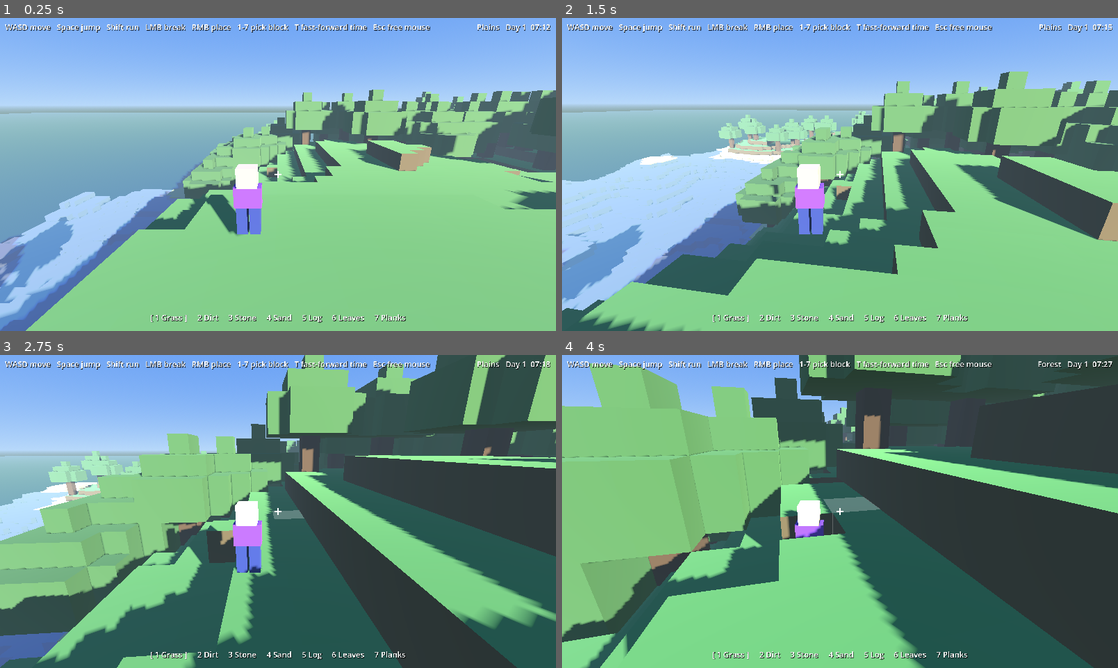
Above: before the commit, frames 1-4 (two rows, left to right).
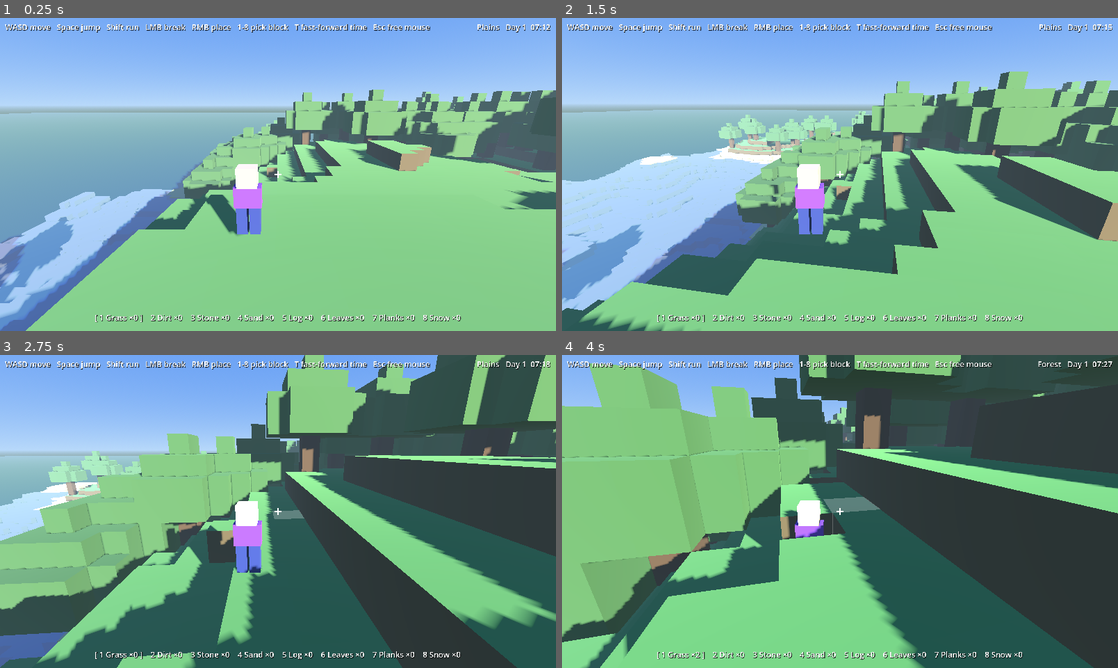
Above: after the commit, the same moments.

Repository: ryannlynnmurphy/blocky
Game: Godot game, scene res://scenes/main.tscn
The game is run twice, just before and just after one commit, with the same random seed, the same clock (stepped at 60 frames per second) and the same inputs.
Inputs (mouse positions are in pixels of both pictures, inside the frame that each line leads up to):
- Up to frame 1 (0.25 s): no input
- Up to frame 2 (1.5 s): tap Enter at 0.5 s; move the mouse to (867, 174) at 0.52 s; hold Shift (run) 0.53-1.28 s; hold W (move_forward) from 0.53 s (still down); click (867, 174) at 0.67 s; tap Space (jump) at 0.77, 0.8, 1.07, 1.35 s; move the mouse to (812, 174) at 1.27 s; click (812, 174) at 1.42 s
- Up to frame 3 (2.75 s): keep holding W (move_forward); tap Space (jump) at 1.52, 1.82, 2.3 s; tap Shift (run) at 1.55 s; move the mouse to (289, 505) at 2.02 s; hold Shift (run) from 2.03 s (still down); click (289, 505) at 2.17 s
- Up to frame 4 (4 s): keep holding W (move_forward); move the mouse to (834, 517) at 2.77 s; release Shift (run) at 2.78 s; tap T at 2.85 s; click (834, 517) at 2.92 s; tap Space (jump) at 3.02, 3.32, 3.77, 3.8 s; tap Shift (run) at 3.05 s; move the mouse to (878, 514) at 3.52 s; tap 1 at 3.6 s; click (878, 514) at 3.67 s

The runs differ from the first frame. In frame 1, 0.8% of the frame differs, in the area x 17-97%, y 2-98%; in frame 2, 0.8%; in frame 3, 0.7%; in frame 4, 0.8%.

Commit message:
Add inventory: breaking collects blocks, placing spends them
Inventory is a count-per-block-ID with a changed signal. Breaking a
block adds it; placing takes one and refuses if you have none. Hotbar
shows counts and gains Snow as slot 8. Adds a --selftest dev script
that drives the player's real break/place code and prints the
inventory, plus --no-input so recorded runs ignore the live mouse and
keyboard (stray input had been steering the camera during captures).

Co-Authored-By: Claude Fable 5.1 <noreply@anthropic.com>

Diff:
--- a/scripts/blocks.gd
+++ b/scripts/blocks.gd
@@ -11,8 +11,8 @@
 
 const NAMES := ["Air", "Grass", "Dirt", "Stone", "Sand", "Log", "Leaves", "Snow", "Planks"]
 
-## Blocks you can pick with keys 1-7 and place.
-const HOTBAR := [GRASS, DIRT, STONE, SAND, LOG, LEAVES, PLANKS]
+## Blocks you can pick with keys 1-8 and place.
+const HOTBAR := [GRASS, DIRT, STONE, SAND, LOG, LEAVES, PLANKS, SNOW]
 
 ## Colors per block: [top face, side faces, bottom face].
 const COLORS := {
--- a/scripts/hud.gd
+++ b/scripts/hud.gd
@@ -26,7 +26,7 @@
 	add_child(cross)
 
 	var hint := _make_label()
-	hint.text = "WASD move   Space jump   Shift run   LMB break   RMB place   1-7 pick block   T fast-forward time   Esc free mouse"
+	hint.text = "WASD move   Space jump   Shift run   LMB break   RMB place   1-8 pick block   T fast-forward time   Esc free mouse"
 	hint.position = Vector2(12, 8)
 	add_child(hint)
 
@@ -49,7 +49,9 @@
 
 
 func bind_player(player: Player) -> void:
+	_player = player
 	player.hotbar_changed.connect(_refresh_hotbar)
+	player.inventory.changed.connect(func(): _refresh_hotbar(player.selected))
 	_refresh_hotbar(player.selected)
 
 
@@ -75,12 +77,14 @@
 func _refresh_hotbar(selected: int) -> void:
 	var parts: PackedStringArray = []
 	for i in Blocks.HOTBAR.size():
-		var name: String = Blocks.NAMES[Blocks.HOTBAR[i]]
+		var id: int = Blocks.HOTBAR[i]
+		var entry := "%d %s" % [i + 1, Blocks.NAMES[id]]
+		if _player != null:
+			entry += " ×%d" % _player.inventory.count(id)
 		if i == selected:
-			parts.append("[ %d %s ]" % [i + 1, name])
-		else:
-			parts.append("%d %s" % [i + 1, name])
-	_hotbar_label.text = "     ".join(parts)
+			entry = "[ %s ]" % entry
+		parts.append(entry)
+	_hotbar_label.text = "    ".join(parts)
 
 
 func _make_label() -> Label:
--- /dev/null
+++ b/scripts/inventory.gd
@@ -0,0 +1,36 @@
+class_name Inventory
+extends RefCounted
+## What the player is carrying: a count per block ID.
+## Emits `changed` whenever a count moves so the HUD can redraw.
+
+signal changed
+
+var _counts := {}   # block id -> int
+
+
+func count(id: int) -> int:
+	return _counts.get(id, 0)
+
+
+func add(id: int, n: int = 1) -> void:
+	_counts[id] = count(id) + n
+	changed.emit()
+
+
+## Removes n of a block. Returns false (and takes nothing) if you don't
+## have enough.
+func take(id: int, n: int = 1) -> bool:
+	if count(id) < n:
+		return false
+	_counts[id] = count(id) - n
+	changed.emit()
+	return true
+
+
+## "Dirt x3, Stone x1" — for logs and tests.
+func summary() -> String:
+	var parts: PackedStringArray = []
+	for id in _counts.keys():
+		if _counts[id] > 0:
+			parts.append("%s x%d" % [Blocks.NAMES[id], _counts[id]])
+	return ", ".join(parts) if parts.size() > 0 else "(empty)"
--- a/scripts/main.gd
+++ b/scripts/main.gd
@@ -38,6 +38,11 @@
 	# Testing aid: `-- --critter` puts one animal right in front of you.
 	if "--critter" in OS.get_cmdline_user_args():
 		world.spawn_creature(sx, sz - 3)
+	# Testing aid: `-- --selftest` breaks and places a block automatically.
+	if "--selftest" in OS.get_cmdline_user_args():
+		var test: Node = load("res://tools/selftest.gd").new()
+		test.player = player
+		add_child(test)
 
 
 func _process(_delta: float) -> void:
--- a/scripts/player.gd
+++ b/scripts/player.gd
@@ -13,9 +13,11 @@
 
 var world: VoxelWorld
 var selected := 0    # index into Blocks.HOTBAR
+var inventory := Inventory.new()
 
 var _yaw := 0.0
 var _pitch := -0.3
+var _no_input := false   # dev: ignore mouse/keys so recordings are repeatable
 
 @onready var _pivot: Node3D = $CameraPivot
 @onready var _arm: SpringArm3D = $CameraPivot/SpringArm3D
@@ -29,7 +31,18 @@
 	_arm.add_excluded_object(get_rid())   # camera arm ignores our own body
 	_pivot.rotation.y = _yaw
 	_arm.rotation.x = _pitch
-	Input.mouse_mode = Input.MOUSE_MODE_CAPTURED
+	# Testing aid: `-- --no-input` locks the camera and ignores clicks/keys.
+	_no_input = "--no-input" in OS.get_cmdline_user_args()
+	if not _no_input:
+		Input.mouse_mode = Input.MOUSE_MODE_CAPTURED
+
+
+## Points the camera. Used by tests; the mouse handler does the same thing.
+func set_look(yaw: float, pitch: float) -> void:
+	_yaw = yaw
+	_pitch = clampf(pitch, -1.3, 0.8)
+	_pivot.rotation.y = _yaw
+	_arm.rotation.x = _pitch
 
 
 ## Registers keyboard actions in code. (The usual Godot way is
@@ -53,6 +66,8 @@
 
 
 func _unhandled_input(event: InputEvent) -> void:
+	if _no_input:
+		return
 	if event.is_action_pressed("ui_cancel"):   # Esc
 		if Input.mouse_mode == Input.MOUSE_MODE_CAPTURED:
 			Input.mouse_mode = Input.MOUSE_MODE_VISIBLE
@@ -88,11 +103,13 @@
 func _physics_process(delta: float) -> void:
 	if not is_on_floor():
 		velocity.y -= GRAVITY * delta
-	elif Input.is_action_just_pressed("jump"):
+	elif not _no_input and Input.is_action_just_pressed("jump"):
 		velocity.y = JUMP_SPEED
 
 	# Movement is relative to where the camera is looking.
-	var input := Input.get_vector("move_left", "move_right", "move_forward", "move_back")
+	var input := Vector2.ZERO
+	if not _no_input:
+		input = Input.get_vector("move_left", "move_right", "move_forward", "move_back")
 	var dir := (_pivot.global_basis * Vector3(input.x, 0, input.y))
 	dir.y = 0
 	dir = dir.normalized()
@@ -139,7 +156,11 @@
 		return
 	# Step half a block INTO the face we hit to land inside that block.
 	var block := Vector3i((hit.position - hit.normal * 0.5).floor())
+	var id := world.get_block(block.x, block.y, block.z)
+	if id == Blocks.AIR:
+		return
 	world.set_block(block.x, block.y, block.z, Blocks.AIR)
+	inventory.add(id)   # the block goes in your pocket
 
 
 func _place_block() -> void:
@@ -150,7 +171,10 @@
 	var block := Vector3i((hit.position + hit.normal * 0.5).floor())
 	if _overlaps_player(block):
 		return
-	world.set_block(block.x, block.y, block.z, Blocks.HOTBAR[selected])
+	var id: int = Blocks.HOTBAR[selected]
+	if not inventory.take(id):
+		return   # you don't have one to place
+	world.set_block(block.x, block.y, block.z, id)
 
 
 ## True if placing a block here would trap us inside it.
--- /dev/null
+++ b/tools/selftest.gd
@@ -0,0 +1,26 @@
+extends Node
+## Dev tool: exercises break -> inventory -> place through the player's
+## real code, printing the inventory as it goes. Added by main.gd when
+## the game is run with `-- --selftest`.
+
+var player: Player
+var _frame := 0
+
+
+func _physics_process(_delta: float) -> void:
+	_frame += 1
+	if _frame == 1:
+		player.set_look(0.0, -0.8)   # look down at the ground ahead
+	elif _frame == 40:
+		print("selftest: inventory before break: %s" % player.inventory.summary())
+		player._break_block()
+		print("selftest: inventory after break:  %s" % player.inventory.summary())
+	elif _frame == 80:
+		# Select whatever we picked up, then put it back down.
+		for i in Blocks.HOTBAR.size():
+			if player.inventory.count(Blocks.HOTBAR[i]) > 0:
+				player.selected = i
+				player.hotbar_changed.emit(i)
+				break
+		player._place_block()
+		print("selftest: inventory after place:  %s" % player.inventory.summary())
Not shown, added: scripts/inventory.gd.uid
Not shown, added: tools/selftest.gd.uid
Not shown, changed: README.md
Not shown, changed: ROADMAP.md
